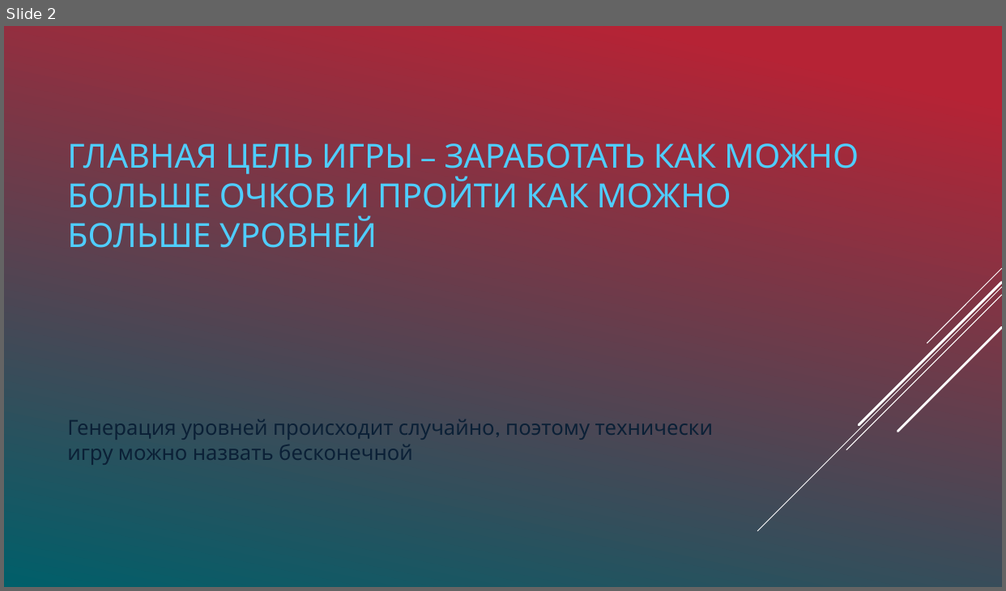
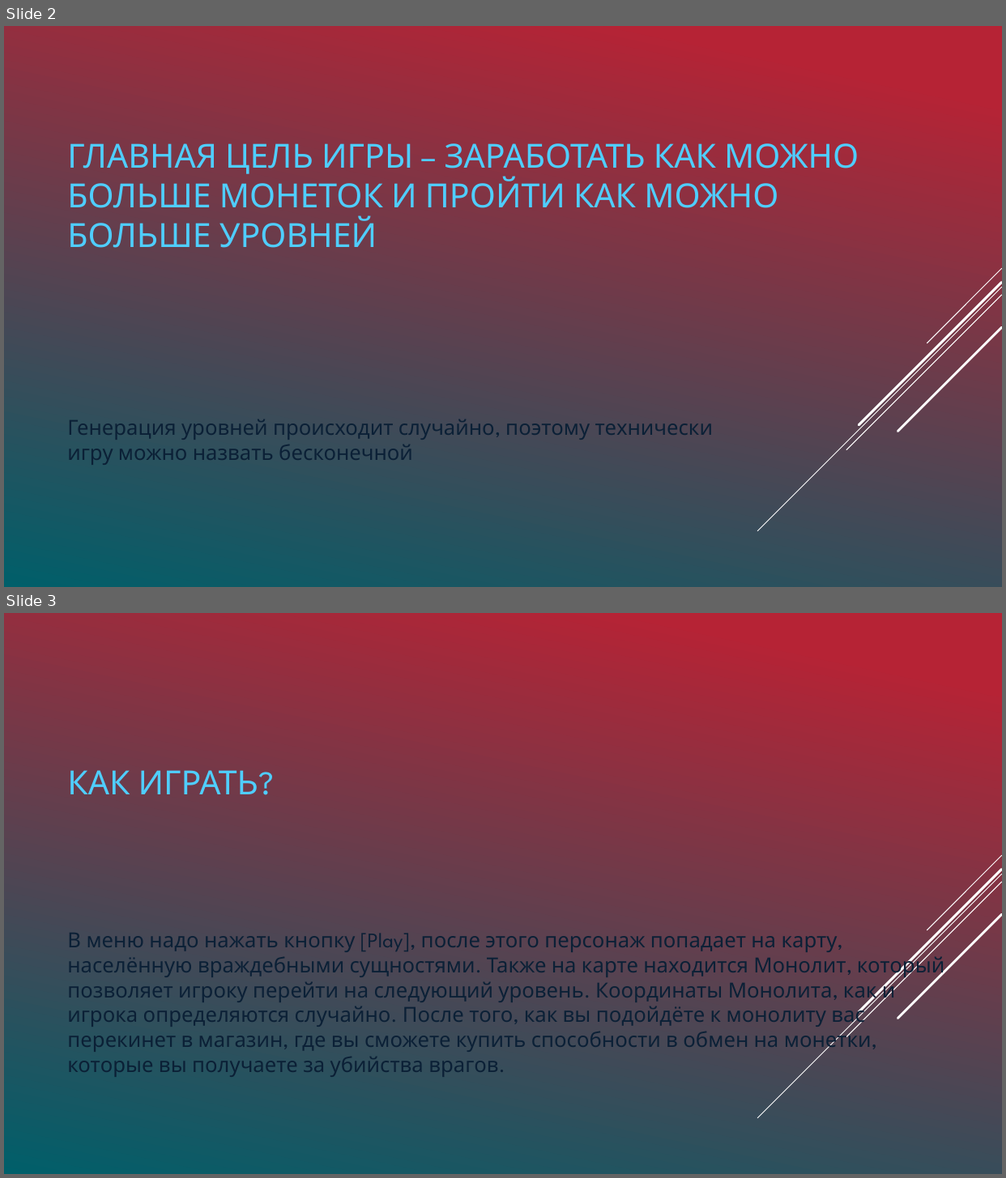
Before and after one commit to mav735/PygameEscapeFrom, a slide deck: Presentation/Проект PyGame.pptx. Shown one above the other, each under a label of ours: slide 2 before the commit, slides 2 and 3 after it. The pictures are 1006x591 and 1006x1178 pixels, drawn with LibreOffice and Linux fonts; fonts in the diff are those of the drawing. Boxes give left, top, right and bottom in pixels: in the first picture for what was removed or moved away, otherwise in the second. Text is boxed around its words. In the diff, an @@ line names an element or a change of style, - is before the commit and + after.

```diff
--- a/Presentation/Проект PyGame.pptx
+++ b/Presentation/Проект PyGame.pptx
@@ slide 3 added at [4,613,1002,1174], background gradient #B62436 to #00606A; not listed: 5 template elements that a slide beside it also shows @@
@@ title added at [67,770,258,794], 32 pt, text #4FCEFF @@
+КАК ИГРАТЬ?
@@ text added at [67,933,944,1077], 20 pt, text #0C2036 @@
+В меню надо нажать кнопку [Play], после этого персонаж попадает на карту, населённую враждебными сущностями. Также на карте находится Монолит, который позволяет игроку перейти на следующий уровень. Координаты Монолита, как и игрока определяются случайно. После того, как вы подойдёте к монолиту вас перекинет в магазин, где вы сможете купить способности в обмен на монетки, которые вы получаете за убийства врагов.
@@ slide 2 changed as well @@
@@ title at [67,143,859,248]: text changed @@
-ГЛАВНАЯ ЦЕЛЬ ИГРЫ – ЗАРАБОТАТЬ КАК МОЖНО БОЛЬШЕ ОЧКОВ И ПРОЙТИ КАК МОЖНО БОЛЬШЕ УРОВНЕЙ
+ГЛАВНАЯ ЦЕЛЬ ИГРЫ – ЗАРАБОТАТЬ КАК МОЖНО БОЛЬШЕ МОНЕТОК И ПРОЙТИ КАК МОЖНО БОЛЬШЕ УРОВНЕЙ
```
Also in this commit, not shown: 2 other slides changed, 5 other slides added.
